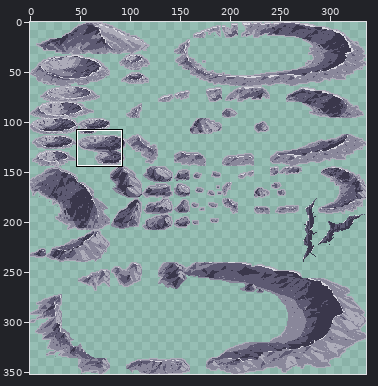
One commit to this sprite sheet: src/assets/tilemaps/tiles/moon-craters.png. The picture above shows the old version from afar; the outline marks the close-up.
Close-up. Before the edit:
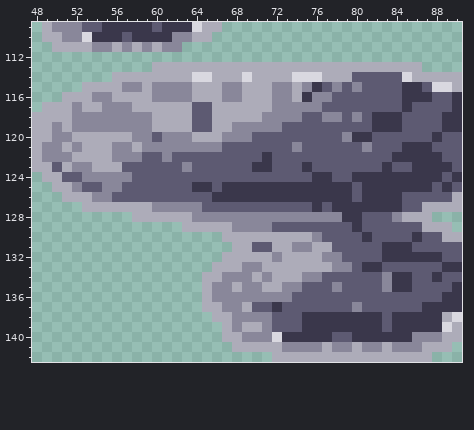
The file is 336x352 pixels. Shown: x 48..90, y 109..142.
The same view after the edit:
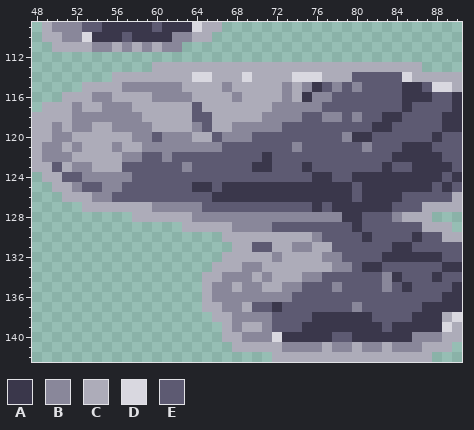
Palette (. is transparent): A #3a374b  B #89879a  C #adacb9  D #d9d8e0  E #5d5a72
The edit:
@@ x 48..90 @@
 114 ........CCCCCCCCDDCCCDCCCCDDDCCCEEEEEDCCCCC
-115 .....CCCCBBCBBBBCCCBBCCCBBCBAEBEBEEEEAAEDDC
-116 ...CCCBBCCCCBBBBCCCBBCCCBBCABBEEEEEEEAAAEEA
-117 .CCCBCCBBBCCCCCCEECCCCCCBBBBBEEEEEEEEAEEEEA
-118 CCCCBBBBBBBBCCCCEECCCCCBBBBEEBBEBEAAAEEEEAA
-119 CCBCBBBBBBBBCCCCEECCBBBBBEEEEEEEEEAAAEEEEAA
-120 CCBBCCCCCCBBEBBBCCCBBBEEEEEEEEEBAAEEEEEEAEE
-121 CBBCBCCCBBCBBBBBBBBEEEEEEEBEEEEEEBEEEAAAEEE
-122 CBBBCCCCBBBEEBEEEEEEEEEAEEEEEEEEEEEEAAAAAEE
+115 .....CCCCBBBBBBCCCCBCCCCCBCBAEBEBEEEEAAEDDC
+116 ...CCCBBCCCCBBBBCCCCBCCCCBCABBEEEEEEEAAAEEA
+117 .CCCBCCBBBCCCCCCECCCCCCCBBBBBEEEEEEEEAEEEEA
+118 CCCCBBBBBBBCCCCCEECCCCCBBBBEEBBEBEEAAEEEEAA
+119 CCBCBBCCBBBBCCCCBECCBBBBBEEEEEEEEEAAEEEEEAA
+120 CCBBCCCCCCBBEBBBCCEBBBEEEEEEEEEBAAEEEEEEAEE
+121 CBBCBCCCBCCBBBBBBBBEEEEEEEBEEEEEEBEEEAAAEEE
+122 CBBBCCCCCBBEEBEEEEEEEEEAEEEEEEEEEEEEAAAAAEE
 123 CCECBBCCCEEEEEEBEEEEEEAAEEEAEEEEEEEAEEAAAAE
@@ x 82..86 @@
 126 AAAEE
-127 AAAEE
+127 AAEEE
 128 EEBCC
@@ x 73..87 @@
 130 CCCBEEEEAEEEEAE
-131 CBBCCEEEEEAAAEE
+131 CBBCCEEEEEEAAEE
 132 CCCCBBEEEEAAAAA
 133 CCCCCBBEAAEEEEE
-134 CCBBEEEEEEBAAEE
-135 BBEEEBEEEEBAAEE
+134 CCBBEEEEEEBAEEE
+135 BBEEEBEEEEBEAEE
 136 BEEEEEEEEEEEEEE
 137 EEEEEEEBEEEEEEA
-138 EEAAAAAAAAEAAAA
+138 EEEAAAAAAEEEEAA
 139 EEAAAAAAAAEAAAA
Pixel boxes of the changes (left, top, right, bottom) in both close-ups:
changed: (92, 82, 152, 162)
changed: (182, 82, 242, 142)
changed: (272, 82, 282, 102)
changed: (372, 112, 402, 132)
changed: (372, 202, 412, 322)
changed: (302, 312, 312, 322)
